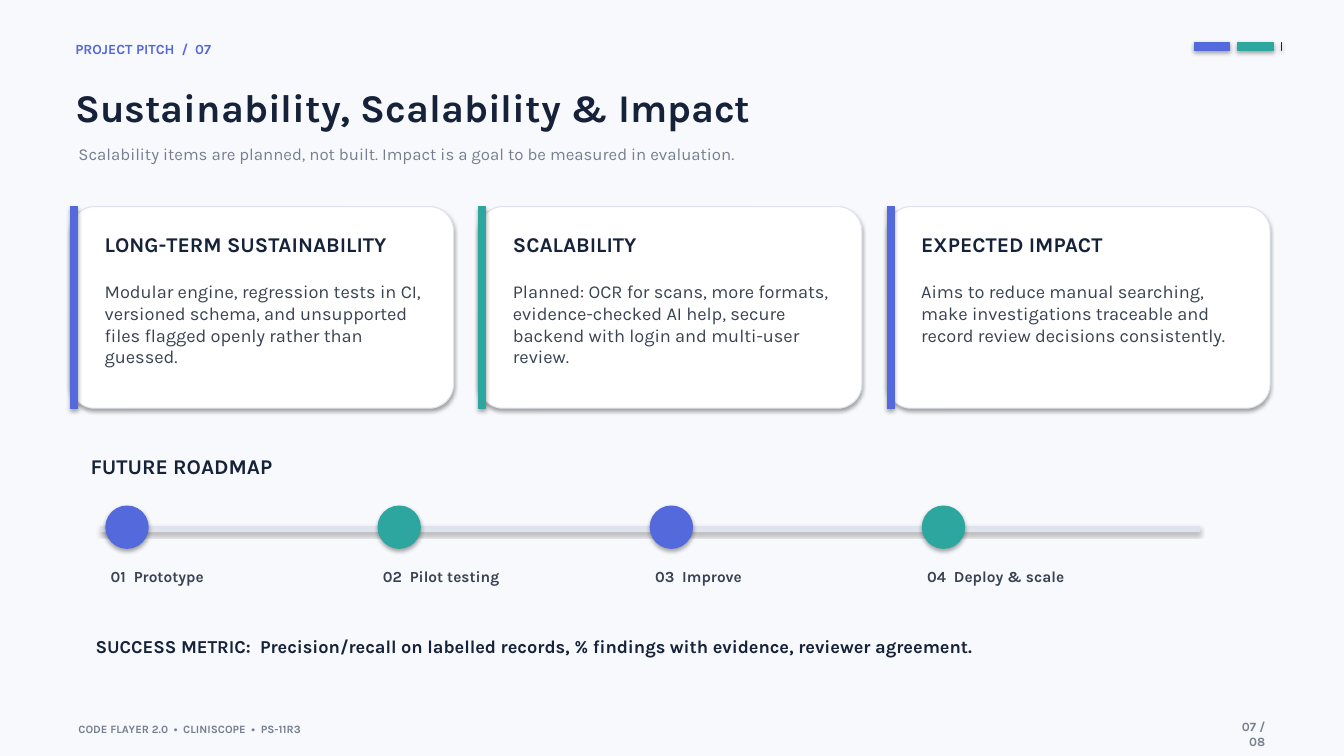
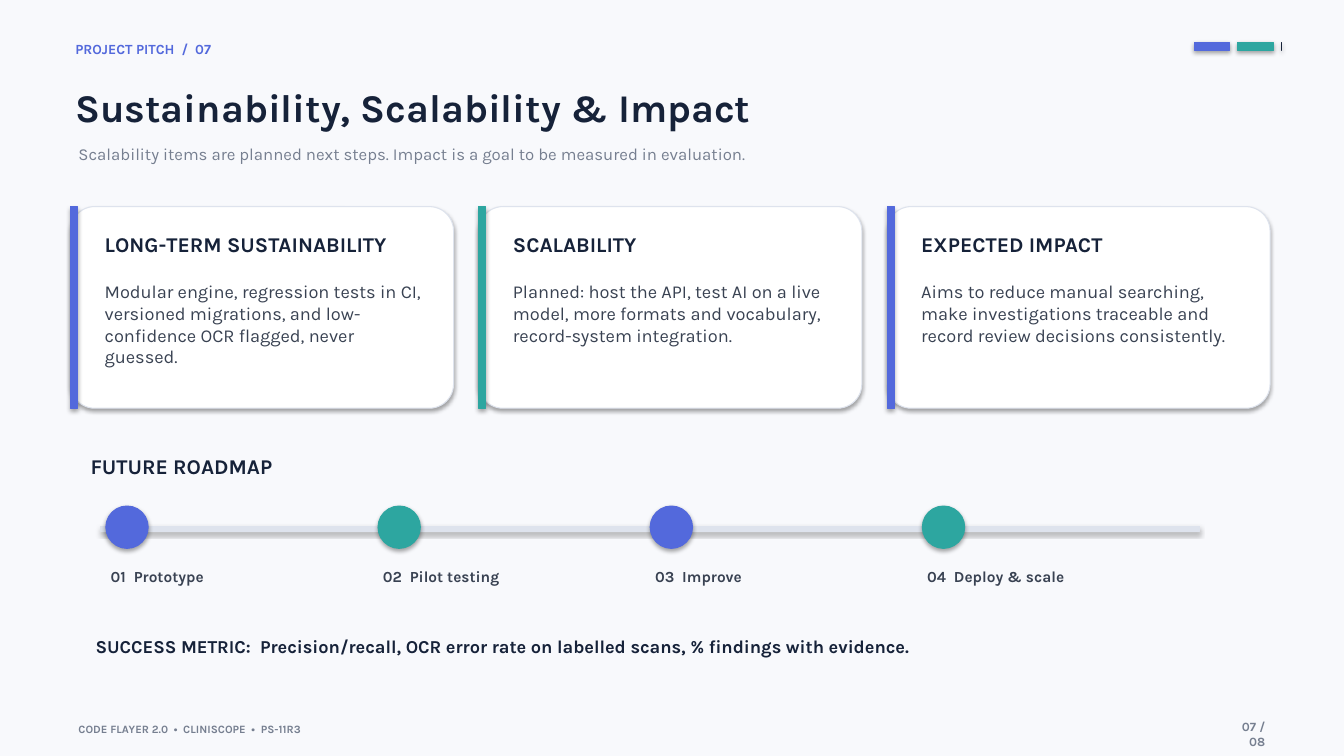
Before and after one commit to anirudhleetcode-max/cliniscope-healthcare-contradiction-detector, a slide deck: slide 7 of presentation/CLINISCOPE_PS11R3_Hackathon_Presentation.pptx. Drawn at 1344x756 pixels with LibreOffice and Linux fonts; fonts in the diff are those of the drawing. Boxes give left, top, right and bottom in pixels: in the first picture for what was removed or moved away, otherwise in the second. Text is boxed around its words. In the diff, an @@ line names an element or a change of style, - is before the commit and + after.

```diff
--- a/presentation/CLINISCOPE_PS11R3_Hackathon_Presentation.pptx
+++ b/presentation/CLINISCOPE_PS11R3_Hackathon_Presentation.pptx
@@ text at [78, 148, 745, 164]: text changed @@
-Scalability items are planned, not built. Impact is a goal to be measured in evaluation.
+Scalability items are planned next steps. Impact is a goal to be measured in evaluation.
@@ text at [105, 285, 421, 368]: text changed @@
-Modular engine, regression tests in CI, versioned schema, and unsupported files flagged openly rather than guessed.
+Modular engine, regression tests in CI, versioned migrations, and low-confidence OCR flagged, never guessed.
@@ text at [513, 285, 821, 347]: text changed @@
-Planned: OCR for scans, more formats, evidence-checked AI help, secure backend with login and multi-user review.
+Planned: host the API, test AI on a live model, more formats and vocabulary, record-system integration.
@@ text at [96, 639, 909, 658]: text changed @@
-SUCCESS METRIC: Precision/recall on labelled records, % findings with evidence, reviewer agreement.
+SUCCESS METRIC: Precision/recall, OCR error rate on labelled scans, % findings with evidence.
```
Also in this commit, not shown: 6 other slides changed, 3 other files.
